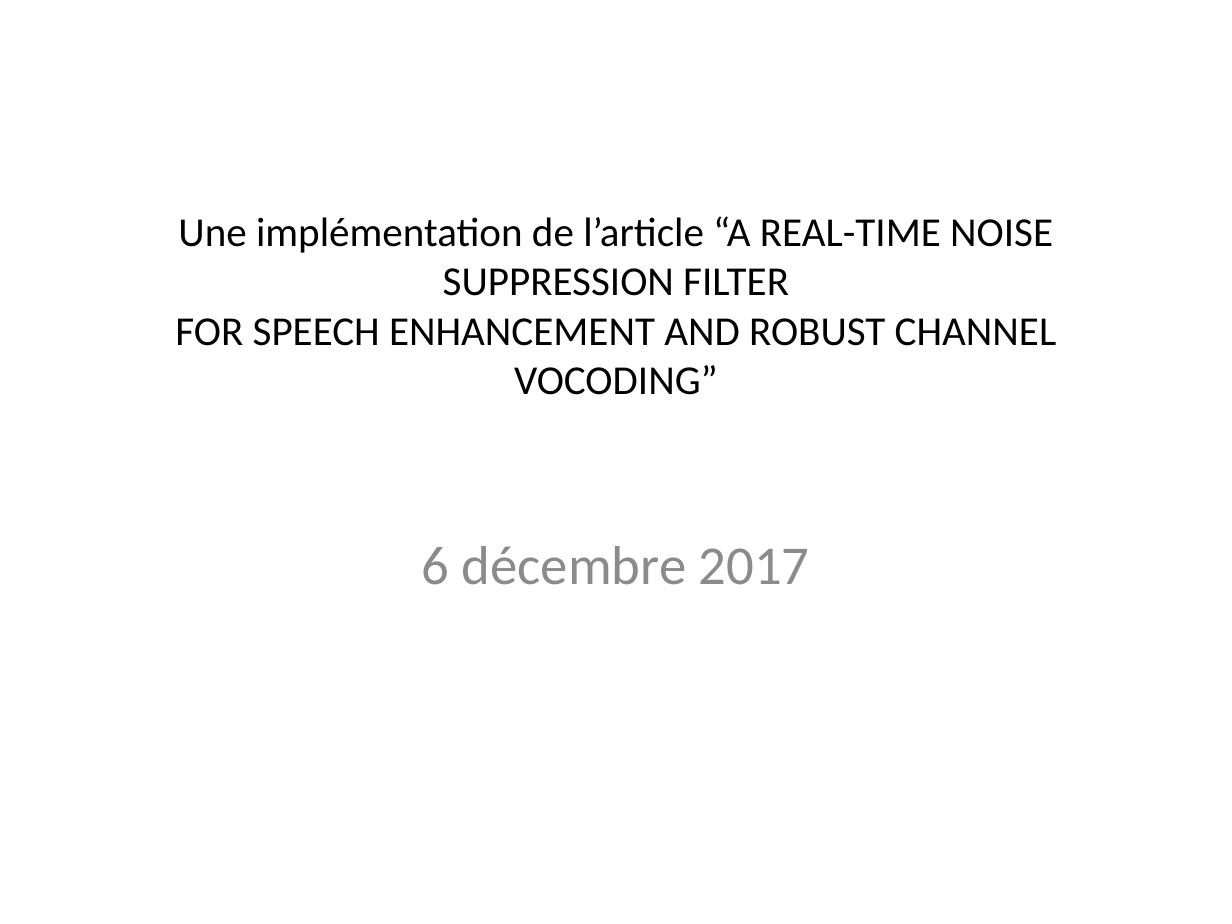
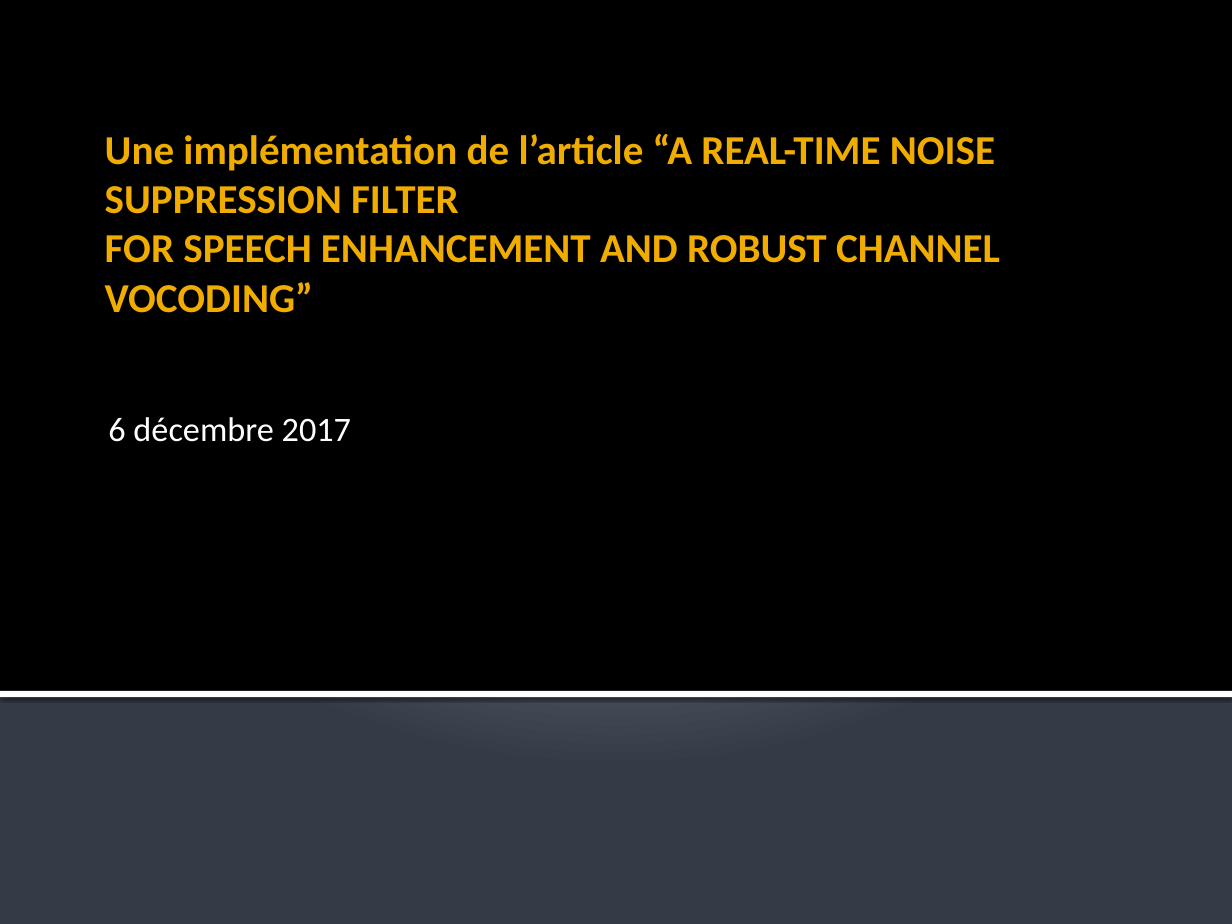
Before and after one commit to pelavoie/sys835, a slide deck: slide 1 of presentation/Presentation-Rick.pptx. Drawn at 1232x924 pixels with LibreOffice and Linux fonts; fonts in the diff are those of the drawing. Boxes give left, top, right and bottom in pixels: in the first picture for what was removed or moved away, otherwise in the second. Text is boxed around its words. In the diff, an @@ line names an element or a change of style, - is before the commit and + after.

```diff
--- a/presentation/Presentation-Rick.pptx
+++ b/presentation/Presentation-Rick.pptx
@@ background #FFFFFF to gradient #C1C5D3 to #BFC4D2 to #353B47 @@
@@ rectangle added at <box>0,0,1232,692</box>, fill #000000 @@
@@ title "Une implémentation de l’article “A ..." at <box>105,134,1000,313</box>: text colour #000000 to #F0AD00, bold on; alignment centre to left; vertical alignment middle to top @@
@@ subtitle "6 décembre 2017": place and size @@
-subtitle "6 décembre 2017" at <box>422,546,810,585</box>
+subtitle "6 décembre 2017" at <box>108,417,351,442</box>
@@ subtitle "6 décembre 2017" at <box>108,417,351,442</box>: size 32 to 20 pt, text colour #8C8C8C to #FFFFFF; alignment centre to left; less space between paragraphs; vertical alignment top to bottom @@
@@ rectangle added at <box>0,691,1232,697</box>, fill #FFFFFF @@
```
Also in this commit, not shown: 9 other slides changed.
